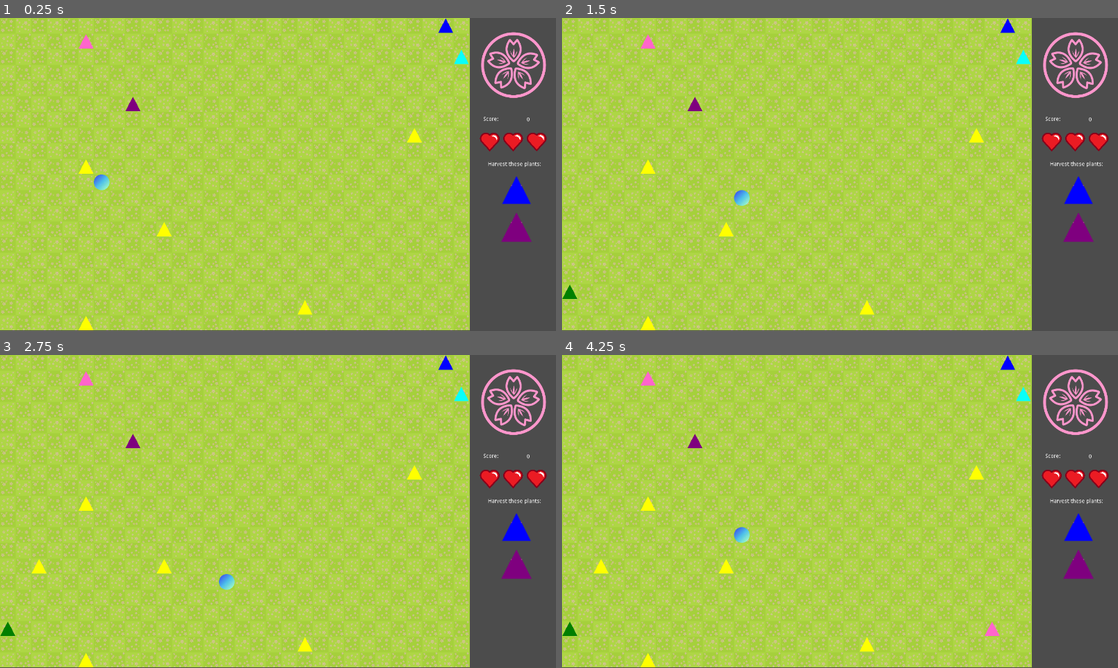
Above: before the commit, frames 1-4 (two rows, left to right).
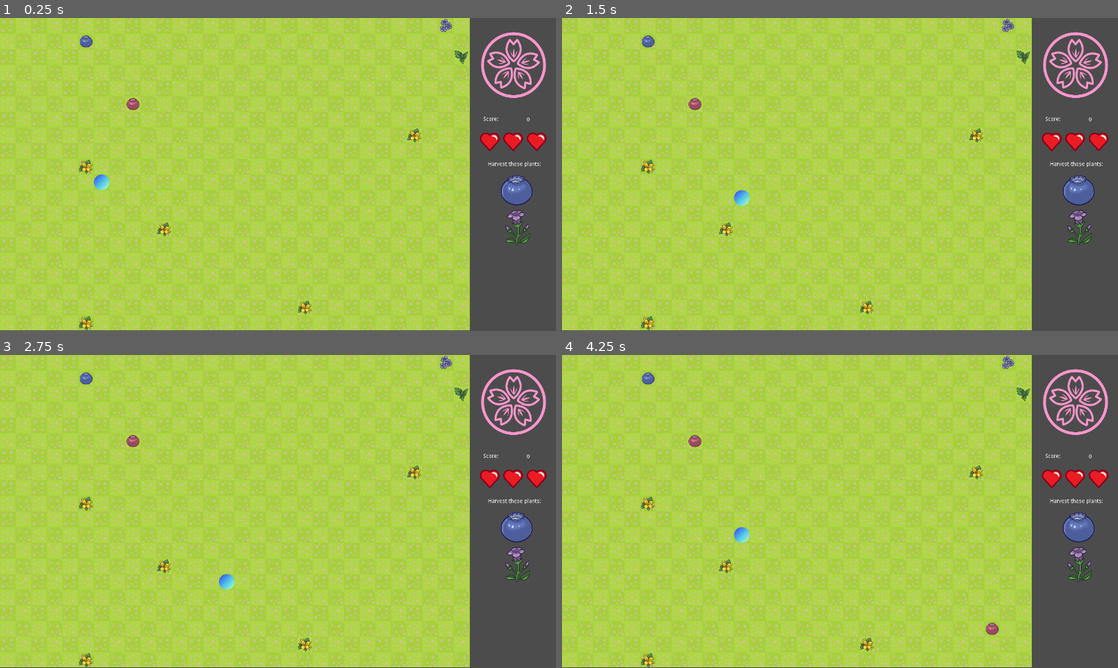
Above: after the commit, the same moments.

Repository: JennyTieu/SlimeArmy
Game: Godot game, scene res://Main.tscn
Same seed, same stepped clock (60 frames per second), same inputs: the game is played once before the commit and once after it.
Inputs:
- Up to frame 1 (0.25 s): no input
- Up to frame 2 (1.5 s): hold Right (ui_right) 0.53-1.28 s; hold Down (ui_down) from 1.28 s (still down)
- Up to frame 3 (2.75 s): release Down (ui_down) at 2.03 s; hold Right (ui_right) from 2.03 s (still down)
- Up to frame 4 (4.25 s): release Right (ui_right) at 2.78 s; hold Up (ui_up) 2.78-3.53 s; hold Left (ui_left) from 3.53 s (still down)

The runs differ from the first frame. In frame 1, 1.6% of the frame differs, in the area x 14-96%, y 0-100%; in frame 2, 1.6%; in frame 3, 1.7%; in frame 4, 1.8%, in the area x 0-96%, y 0-100%.

Commit message:
added plant sprite

Diff:
--- a/SlimeArmy/Main.gd
+++ b/SlimeArmy/Main.gd
@@ -1,6 +1,6 @@
 extends Node2D
 
-const SLIME = 3
+const SLIME = 6
 const PLANT = 4
 var plant_pos = []
 var plant_pic = []
@@ -87,28 +87,28 @@
 			plant_pos[i] = place_plant()
 
 			if season == 0:
-				if (plant_pic[i] > 5 && plant_pic[i] < 6) || (plant_pic[i] > 8 && plant_pic[i] < 9):
+				if (plant_pic[i] > 0 && plant_pic[i] < 1) || (plant_pic[i] > 3 && plant_pic[i] < 4):
 					update_score(slime_body.size())
 					add_plant = true
 				else:
 					health = health - 1
 					update_health(health)
 			elif season == 1:
-				if (plant_pic[i] > 4 && plant_pic[i] < 5) || (plant_pic[i] > 6 && plant_pic[i] < 7):
+				if (plant_pic[i] > 1 && plant_pic[i] < 2) || (plant_pic[i] > 4 && plant_pic[i] < 5):
 					update_score(slime_body.size())
 					add_plant = true
 				else:
 					health = health - 1
 					update_health(health)
 			elif season == 2:
-				if (plant_pic[i] > 9 && plant_pic[i] < 10) || (plant_pic[i] > 8 && plant_pic[i] < 9):
+				if (plant_pic[i] > 3 && plant_pic[i] < 4) || (plant_pic[i] > 5 && plant_pic[i] < 6):
 					update_score(slime_body.size())
 					add_plant = true
 				else:
 					health = health - 1
 					update_health(health)
 			elif season == 3:
-				if (plant_pic[i] > 7 && plant_pic[i] < 8) || (plant_pic[i] > 6 && plant_pic[i] < 7):
+				if (plant_pic[i] > 2 && plant_pic[i] < 3) || (plant_pic[i] > 1 && plant_pic[i] < 2):
 					update_score(slime_body.size())
 					add_plant = true
 				else:
@@ -157,7 +157,7 @@
 
 	for i in range (10):
 		plant_pos.append(place_plant())
-		var x = rand_range(4,10) #range: const der tiles
+		var x = rand_range(0,6) #range: const der tiles
 		plant_pic.append(x)
 
 #löscht ab und zu alte plants und erstellt neue
@@ -198,17 +198,17 @@
 			season=(season+1) %4
 			#print("season changed")
 		if season == 0:
-			update_season_plants("res://Graphics/blue-berry.png", "res://Graphics/purple-flower.png","res://Graphics/spring_icon.png")
+			update_season_plants("res://Graphics/blue_berry.png", "res://Graphics/purple_flower.png","res://Graphics/spring_icon.png")
 			$TextureRect.texture = load("res://Graphics/spring.png")
 
 		elif season == 1:
-			update_season_plants("res://Graphics/blue-flower.png", "res://Graphics/red-berry.png", "res://Graphics/summer_icon.png")
+			update_season_plants("res://Graphics/blue_flower.png", "res://Graphics/red_berry.png", "res://Graphics/summer_icon.png")
 			$TextureRect.texture = load("res://Graphics/grass.png")
 		elif season == 2:
-			update_season_plants("res://Graphics/purple-flower.png", "res://Graphics/yellow-flower.png","res://Graphics/fall_icon.png")
+			update_season_plants("res://Graphics/purple_flower.png", "res://Graphics/yellow_flower.png","res://Graphics/fall_icon.png")
 			$TextureRect.texture = load("res://Graphics/fall.png")
 		elif season == 3:
-			update_season_plants("res://Graphics/green-mint.png", "res://Graphics/blue-flower.png", "res://Graphics/winter_icon.png")
+			update_season_plants("res://Graphics/mint.png", "res://Graphics/blue_flower.png", "res://Graphics/winter_icon.png")
 			$TextureRect.texture = load("res://Graphics/snow.png")
 
 func update_score(slime_length):
--- a/SlimeArmy/Main.tscn
+++ b/SlimeArmy/Main.tscn
@@ -1,21 +1,65 @@
-[gd_scene load_steps=14 format=2]
+[gd_scene load_steps=16 format=2]
 
 [ext_resource path="res://Graphics/circle.png" type="Texture" id=1]
-[ext_resource path="res://Graphics/red-berry.png" type="Texture" id=2]
+[ext_resource path="res://Graphics/GamePlants/purple_flower40x40.png" type="Texture" id=2]
 [ext_resource path="res://Main.gd" type="Script" id=3]
 [ext_resource path="res://Graphics/spring.png" type="Texture" id=4]
-[ext_resource path="res://Graphics/yellow-flower.png" type="Texture" id=5]
-[ext_resource path="res://Graphics/blue-flower.png" type="Texture" id=6]
-[ext_resource path="res://Graphics/green-mint.png" type="Texture" id=7]
+[ext_resource path="res://Graphics/GamePlants/red_berry40x40.png" type="Texture" id=5]
+[ext_resource path="res://Graphics/GamePlants/blue_berry40x40.png" type="Texture" id=6]
+[ext_resource path="res://Graphics/GamePlants/mint40x40.png" type="Texture" id=7]
 [ext_resource path="res://Graphics/blue-berry.png" type="Texture" id=8]
 [ext_resource path="res://Graphics/purple-flower.png" type="Texture" id=9]
 [ext_resource path="res://HUD.gd" type="Script" id=10]
 [ext_resource path="res://Graphics/spring_icon.png" type="Texture" id=11]
 [ext_resource path="res://Graphics/heart.png" type="Texture" id=12]
+[ext_resource path="res://Graphics/GamePlants/blue_flower40x40.png" type="Texture" id=13]
+[ext_resource path="res://Graphics/GamePlants/yellow_flower40x40.png" type="Texture" id=14]
 
 [sub_resource type="TileSet" id=1]
-2/name = "triangle.png 2"
-2/texture = ExtResource( 2 )
+0/name = "blue_berry40x40.png 0"
+0/texture = ExtResource( 6 )
+0/tex_offset = Vector2( 0, 0 )
+0/modulate = Color( 1, 1, 1, 1 )
+0/region = Rect2( 0, 0, 40, 40 )
+0/tile_mode = 2
+0/autotile/icon_coordinate = Vector2( 0, 0 )
+0/autotile/tile_size = Vector2( 40, 40 )
+0/autotile/spacing = 0
+0/autotile/occluder_map = [  ]
+0/autotile/navpoly_map = [  ]
+0/autotile/priority_map = [  ]
+0/autotile/z_index_map = [  ]
+0/occluder_offset = Vector2( 0, 0 )
+0/navigation_offset = Vector2( 0, 0 )
+0/shape_offset = Vector2( 0, 0 )
+0/shape_transform = Transform2D( 1, 0, 0, 1, 0, 0 )
+0/shape_one_way = false
+0/shape_one_way_margin = 0.0
+0/shapes = [  ]
+0/z_index = 0
+1/name = "blue_flower40x40.png 1"
+1/texture = ExtResource( 13 )
+1/tex_offset = Vector2( 0, 0 )
+1/modulate = Color( 1, 1, 1, 1 )
+1/region = Rect2( 0, 0, 40, 40 )
+1/tile_mode = 2
+1/autotile/icon_coordinate = Vector2( 0, 0 )
+1/autotile/tile_size = Vector2( 40, 40 )
+1/autotile/spacing = 0
+1/autotile/occluder_map = [  ]
+1/autotile/navpoly_map = [  ]
+1/autotile/priority_map = [  ]
+1/autotile/z_index_map = [  ]
+1/occluder_offset = Vector2( 0, 0 )
+1/navigation_offset = Vector2( 0, 0 )
+1/shape_offset = Vector2( 0, 0 )
+1/shape_transform = Transform2D( 1, 0, 0, 1, 0, 0 )
+1/shape_one_way = false
+1/shape_one_way_margin = 0.0
+1/shapes = [  ]
+1/z_index = 0
+2/name = "mint40x40.png 2"
+2/texture = ExtResource( 7 )
 2/tex_offset = Vector2( 0, 0 )
 2/modulate = Color( 1, 1, 1, 1 )
 2/region = Rect2( 0, 0, 40, 40 )
@@ -35,8 +79,8 @@
 2/shape_one_way_margin = 0.0
 2/shapes = [  ]
 2/z_index = 0
-3/name = "circle.png 3"
-3/texture = ExtResource( 1 )
+3/name = "purple_flower40x40.png 3"
+3/texture = ExtResource( 2 )
 3/tex_offset = Vector2( 0, 0 )
 3/modulate = Color( 1, 1, 1, 1 )
 3/region = Rect2( 0, 0, 40, 40 )
@@ -56,8 +100,8 @@
 3/shape_one_way_margin = 0.0
 3/shapes = [  ]
 3/z_index = 0
-4/name = "red-berry.png 4"
-4/texture = ExtResource( 2 )
+4/name = "red_berry40x40.png 4"
+4/texture = ExtResource( 5 )
 4/tex_offset = Vector2( 0, 0 )
 4/modulate = Color( 1, 1, 1, 1 )
 4/region = Rect2( 0, 0, 40, 40 )
@@ -77,8 +121,8 @@
 4/shape_one_way_margin = 0.0
 4/shapes = [  ]
 4/z_index = 0
-5/name = "blue-berry.png 5"
-5/texture = ExtResource( 8 )
+5/name = "yellow_flower40x40.png 5"
+5/texture = ExtResource( 14 )
 5/tex_offset = Vector2( 0, 0 )
 5/modulate = Color( 1, 1, 1, 1 )
 5/region = Rect2( 0, 0, 40, 40 )
@@ -98,8 +142,8 @@
 5/shape_one_way_margin = 0.0
 5/shapes = [  ]
 5/z_index = 0
-6/name = "blue-flower.png 6"
-6/texture = ExtResource( 6 )
+6/name = "circle.png 6"
+6/texture = ExtResource( 1 )
 6/tex_offset = Vector2( 0, 0 )
 6/modulate = Color( 1, 1, 1, 1 )
 6/region = Rect2( 0, 0, 40, 40 )
@@ -119,69 +163,6 @@
 6/shape_one_way_margin = 0.0
 6/shapes = [  ]
 6/z_index = 0
-7/name = "green-mint.png 7"
-7/texture = ExtResource( 7 )
-7/tex_offset = Vector2( 0, 0 )
-7/modulate = Color( 1, 1, 1, 1 )
-7/region = Rect2( 0, 0, 40, 40 )
-7/tile_mode = 2
-7/autotile/icon_coordinate = Vector2( 0, 0 )
-7/autotile/tile_size = Vector2( 40, 40 )
-7/autotile/spacing = 0
-7/autotile/occluder_map = [  ]
-7/autotile/navpoly_map = [  ]
-7/autotile/priority_map = [  ]
-7/autotile/z_index_map = [  ]
-7/occluder_offset = Vector2( 0, 0 )
-7/navigation_offset = Vector2( 0, 0 )
-7/shape_offset = Vector2( 0, 0 )
-7/shape_transform = Transform2D( 1, 0, 0, 1, 0, 0 )
-7/shape_one_way = false
-7/shape_one_way_margin = 0.0
-7/shapes = [  ]
-7/z_index = 0
-8/name = "purple-flower.png 8"
-8/texture = ExtResource( 9 )
-8/tex_offset = Vector2( 0, 0 )
-8/modulate = Color( 1, 1, 1, 1 )
-8/region = Rect2( 0, 0, 40, 40 )
-8/tile_mode = 2
-8/autotile/icon_coordinate = Vector2( 0, 0 )
-8/autotile/tile_size = Vector2( 40, 40 )
-8/autotile/spacing = 0
-8/autotile/occluder_map = [  ]
-8/autotile/navpoly_map = [  ]
-8/autotile/priority_map = [  ]
-8/autotile/z_index_map = [  ]
-8/occluder_offset = Vector2( 0, 0 )
-8/navigation_offset = Vector2( 0, 0 )
-8/shape_offset = Vector2( 0, 0 )
-8/shape_transform = Transform2D( 1, 0, 0, 1, 0, 0 )
-8/shape_one_way = false
-8/shape_one_way_margin = 0.0
-8/shapes = [  ]
-8/z_index = 0
-9/name = "yellow-flower.png 9"
-9/texture = ExtResource( 5 )
-9/tex_offset = Vector2( 0, 0 )
-9/modulate = Color( 1, 1, 1, 1 )
-9/region = Rect2( 0, 0, 40, 40 )
-9/tile_mode = 2
-9/autotile/icon_coordinate = Vector2( 0, 0 )
-9/autotile/tile_size = Vector2( 40, 40 )
-9/autotile/spacing = 0
-9/autotile/occluder_map = [  ]
-9/autotile/navpoly_map = [  ]
-9/autotile/priority_map = [  ]
-9/autotile/z_index_map = [  ]
-9/occluder_offset = Vector2( 0, 0 )
-9/navigation_offset = Vector2( 0, 0 )
-9/shape_offset = Vector2( 0, 0 )
-9/shape_transform = Transform2D( 1, 0, 0, 1, 0, 0 )
-9/shape_one_way = false
-9/shape_one_way_margin = 0.0
-9/shapes = [  ]
-9/z_index = 0
 
 [node name="Main" type="Node2D"]
 script = ExtResource( 3 )
@@ -201,6 +182,7 @@
 [node name="SlimePlant" type="TileMap" parent="."]
 tile_set = SubResource( 1 )
 cell_size = Vector2( 40, 40 )
+cell_custom_transform = Transform2D( 65, 0, 0, 65, 0, 0 )
 format = 1
 
 [node name="SlimeTick" type="Timer" parent="."]
@@ -276,12 +258,12 @@
 
 [node name="SeasonSprite1" type="Sprite" parent="HUD/Season"]
 position = Vector2( 1320.9, 440.5 )
-scale = Vector2( 1.925, 1.925 )
+scale = Vector2( 0.2, 0.2 )
 texture = ExtResource( 8 )
 
 [node name="SeasonSprite2" type="Sprite" parent="HUD/Season"]
 position = Vector2( 1320.9, 535.5 )
-scale = Vector2( 2.04004, 2.025 )
+scale = Vector2( 0.2, 0.2 )
 texture = ExtResource( 9 )
 
 [node name="SeasonSprite3" type="Sprite" parent="HUD/Season"]
Binary file added: SlimeArmy/Graphics/GamePlants/blue_berry40x40.png
Not shown, added: SlimeArmy/Graphics/GamePlants/blue_berry40x40.png.import
Binary file added: SlimeArmy/Graphics/GamePlants/blue_flower40x40.png
Not shown, added: SlimeArmy/Graphics/GamePlants/blue_flower40x40.png.import
Binary file added: SlimeArmy/Graphics/GamePlants/mint40x40.png
Not shown, added: SlimeArmy/Graphics/GamePlants/mint40x40.png.import
Binary file added: SlimeArmy/Graphics/GamePlants/purple_flower40x40.png
Not shown, added: SlimeArmy/Graphics/GamePlants/purple_flower40x40.png.import
Binary file added: SlimeArmy/Graphics/GamePlants/red_berry40x40.png
Not shown, added: SlimeArmy/Graphics/GamePlants/red_berry40x40.png.import
Binary file added: SlimeArmy/Graphics/GamePlants/yellow_flower40x40.png
Not shown, added: SlimeArmy/Graphics/GamePlants/yellow_flower40x40.png.import
(and 12 more such lines)
